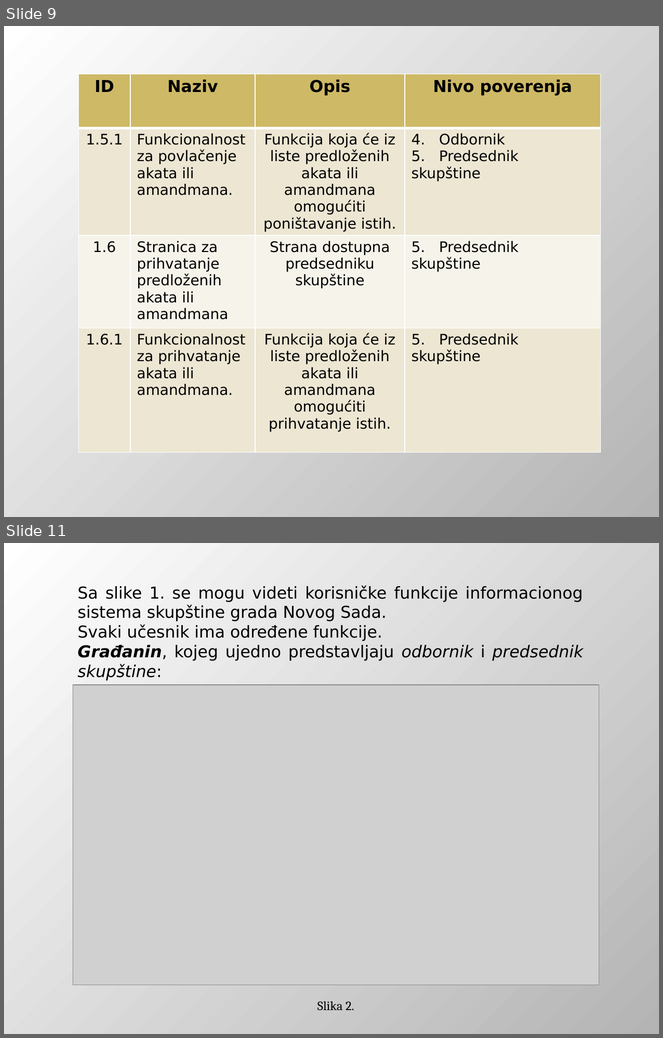
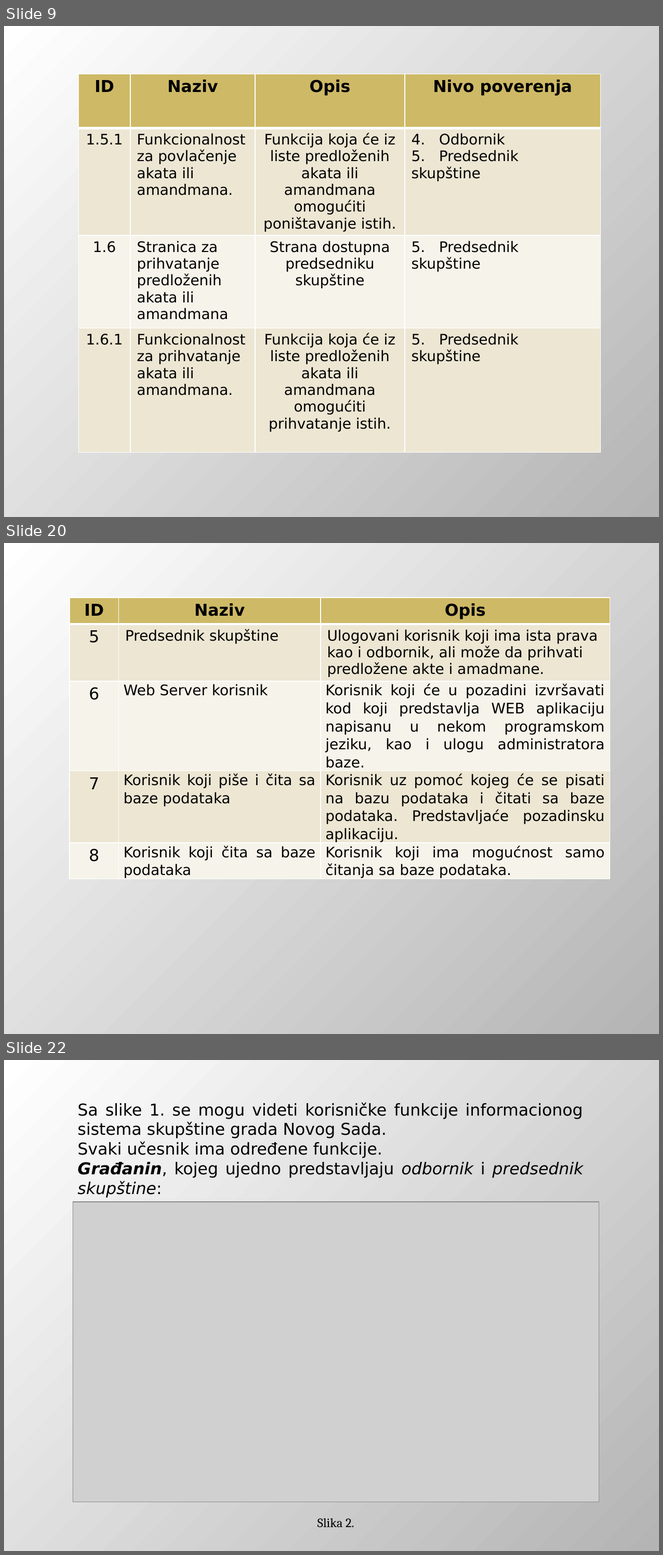
Before and after one commit to DejanUrosevic/XML-Projekat, a slide deck: Model Pretnji.pptx. Shown one above the other, each under a label of ours: slides 9 and 11 before the commit, slides 9, 20 and 22 after it; the slides between them are not shown. The pictures are 663x1038 and 663x1555 pixels, drawn with LibreOffice and Linux fonts; fonts in the diff are those of the drawing; grey boxes stand for pictures. Boxes give left, top, right and bottom in pixels: in the first picture for what was removed or moved away, otherwise in the second. Text is boxed around its words. In the diff, an @@ line names an element or a change of style, - is before the commit and + after.

```diff
--- a/Model Pretnji.pptx
+++ b/Model Pretnji.pptx
@@ slide 20 added at (4, 543, 659, 1034), background gradient #FFFFFF to #B4B4B4 @@
@@ table added at (70, 598, 610, 887), 5 rows, 3 columns @@
+ID | Naziv | Opis
+5 | Predsednik skupštine | Ulogovani korisnik koji ima ista prava kao i odbornik, ali može da prihvati predložene akte i amadmane.
+6 | Web Server korisnik | Korisnik koji će u pozadini izvršavati kod koji predstavlja WEB aplikaciju napisanu u nekom programskom jeziku, kao i ulogu administratora baze.
+7 | Korisnik koji piše i čita sa baze podataka | Korisnik uz pomoć kojeg će se pisati na bazu podataka i čitati sa baze podataka. Predstavljaće pozadinsku aplikaciju.
+8 | Korisnik koji čita sa baze podataka | Korisnik koji ima mogućnost samo čitanja sa baze podataka.
@@ what was slide 11 is now slide 22 @@
```
Also in this commit, not shown: 4 slides changed, 10 other slides added.
